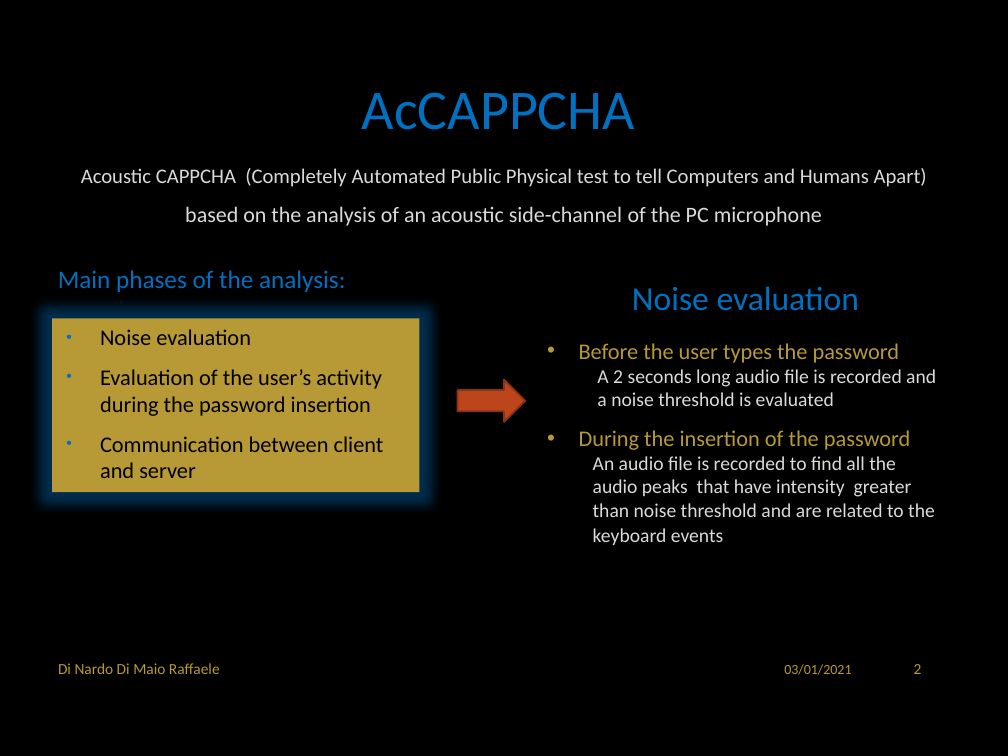
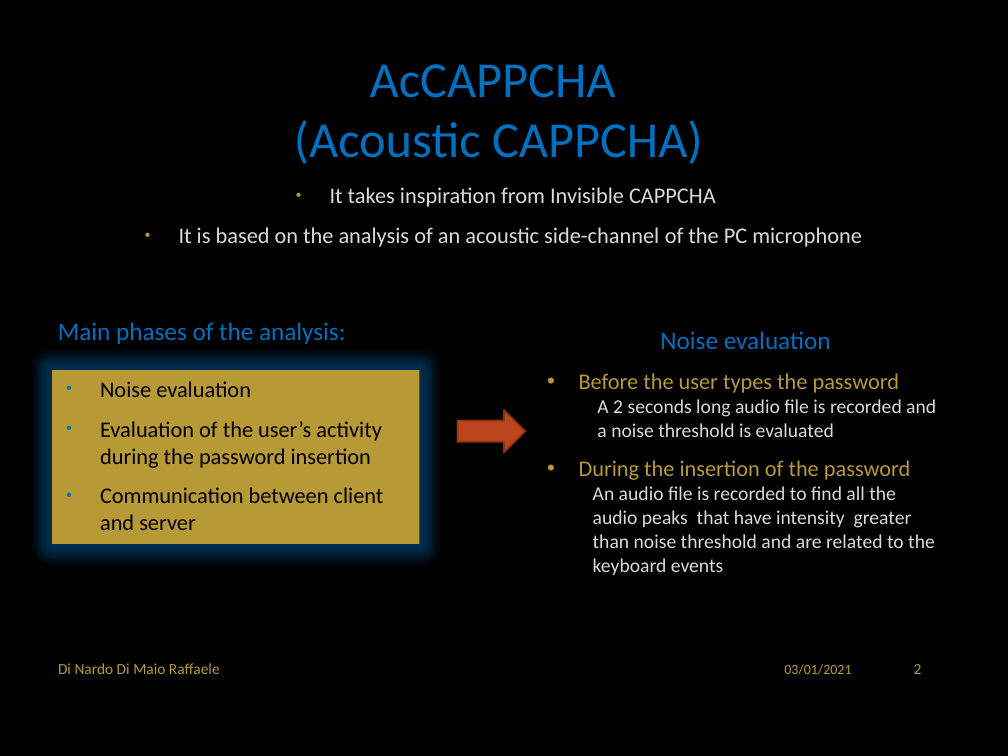
Before and after one commit to RaffaDNDM/AcCAPPCHA, a slide deck: slide 3 of Thesis/AcCAPPCHA.pptx. Drawn at 1008x756 pixels with LibreOffice and Linux fonts; fonts in the diff are those of the drawing; background and template pictures are left out. Boxes give left, top, right and bottom in pixels: in the first picture for what was removed or moved away, otherwise in the second. Text is boxed around its words. In the diff, an @@ line names an element or a change of style, - is before the commit and + after.

Commit message:
Presentation.

```diff
--- a/Thesis/AcCAPPCHA.pptx
+++ b/Thesis/AcCAPPCHA.pptx
@@ title at box(294, 64, 703, 164): text changed; size 40 to 36 pt @@
-AcCAPPCHA
+AcCAPPCHA
+(Acoustic CAPPCHA)
@@ text at box(179, 187, 862, 247): text changed; size 14.8 to 16 pt @@
-Acoustic CAPPCHA (Completely Automated Public Physical test to tell Computers and Humans Apart)
-based on the analysis of an acoustic side-channel of the PC microphone
+• It takes inspiration from Invisible CAPPCHA
+• It is based on the analysis of an acoustic side-channel of the PC microphone
@@ text "Noise evaluation": place and size @@
-text "Noise evaluation" at box(632, 286, 860, 311)
+text "Noise evaluation" at box(660, 331, 831, 349)
@@ text "Noise evaluation" at box(660, 331, 831, 349): size 24 to 18 pt @@
@@ text "Main phases of the analysis:": place and size @@
-text "Main phases of the analysis:" at box(58, 270, 345, 292)
+text "Main phases of the analysis:" at box(58, 322, 345, 344)
@@ text "Before the user types the ...": place and size @@
-text "Before the user types the ..." at box(579, 343, 936, 545)
+text "Before the user types the ..." at box(579, 373, 936, 575)
@@ text "Noise evaluation": place and size @@
-text "Noise evaluation" at box(52, 319, 419, 493)
+text "Noise evaluation" at box(52, 370, 419, 544)
@@ right arrow: place and size @@
-right arrow at box(458, 379, 525, 421)
+right arrow at box(458, 410, 525, 453)
```
Also in this commit, not shown: 3 other slides changed, 1 other file.
